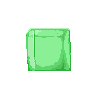
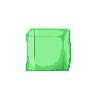
The second w=90, h=90 image is a revision of the first. Changes to its layers:
painted on "顏料圖層 1" over (x1=26, y1=30, x2=71, y2=71)
